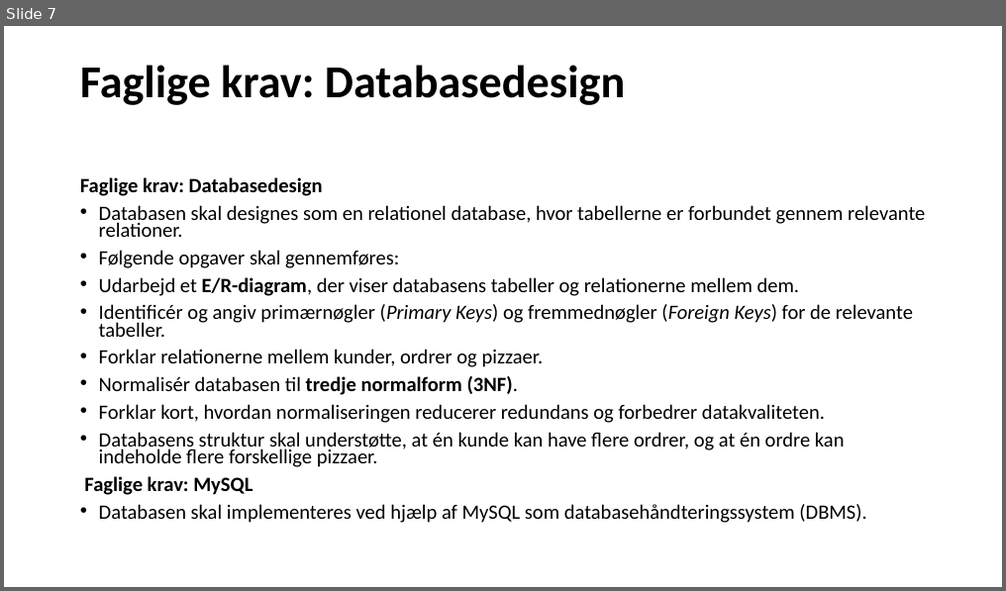
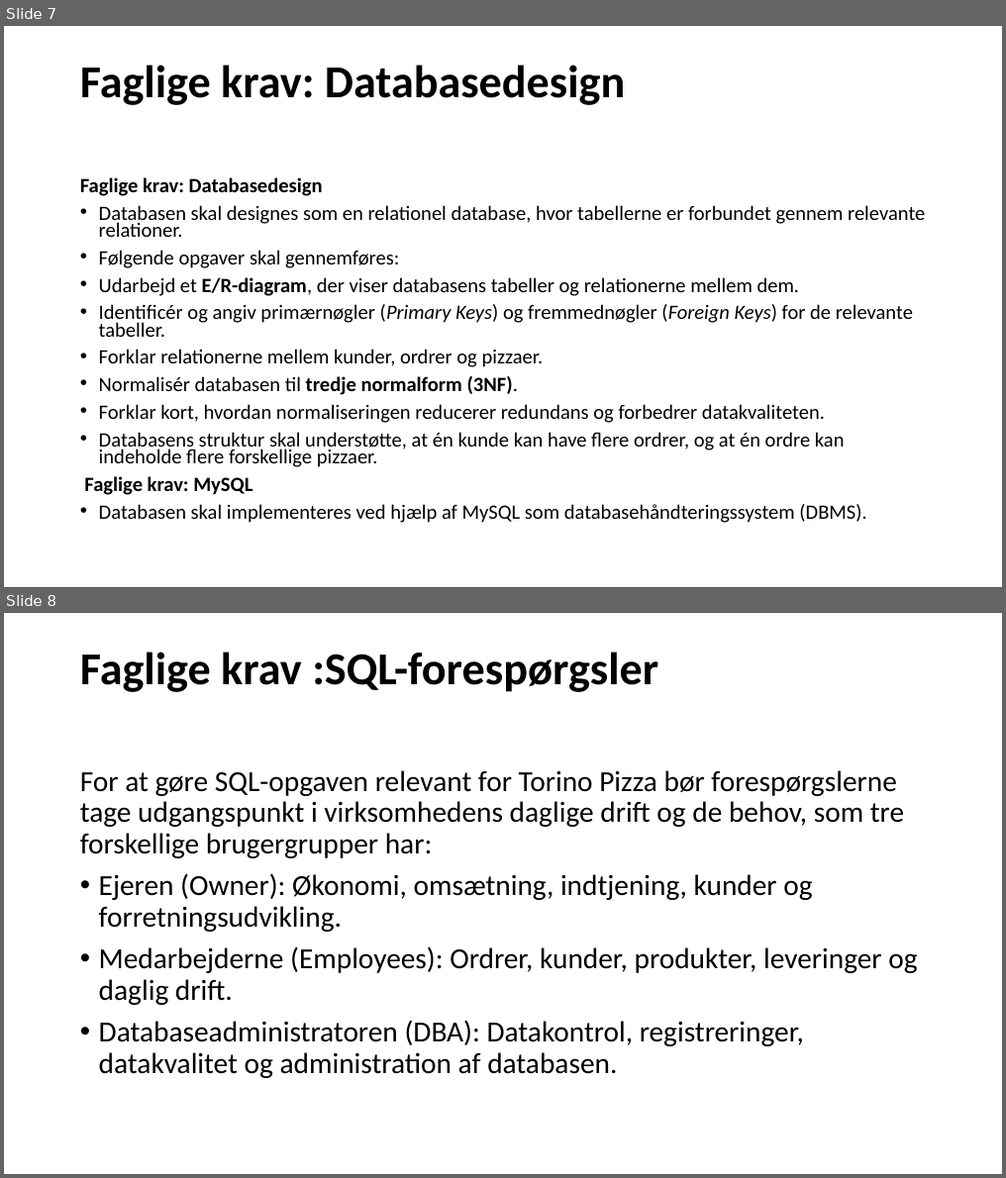
Before and after one commit to xiaoleibi/DMU26, a slide deck: Torino Pizza.pptx. Shown one above the other, each under a label of ours: slide 7 before the commit, slides 7 and 8 after it. The pictures are 1006x591 and 1006x1178 pixels, drawn with LibreOffice and Linux fonts; fonts in the diff are those of the drawing. Boxes give left, top, right and bottom in pixels: in the first picture for what was removed or moved away, otherwise in the second. Text is boxed around its words. In the diff, an @@ line names an element or a change of style, - is before the commit and + after.

```diff
--- a/Torino Pizza.pptx
+++ b/Torino Pizza.pptx
@@ slide 8 added at (4, 613, 1002, 1174), background #FFFFFF @@
@@ title added at (80, 652, 658, 692), 44 pt, text #000000, bold @@
+Faglige krav :SQL-forespørgsler
@@ text added at (80, 770, 917, 1078), 28 pt, text #000000 @@
+For at gøre SQL-opgaven relevant for Torino Pizza bør forespørgslerne tage udgangspunkt i virksomhedens daglige drift og de behov, som tre forskellige brugergrupper har:
+• Ejeren (Owner): Økonomi, omsætning, indtjening, kunder og forretningsudvikling.
+• Medarbejderne (Employees): Ordrer, kunder, produkter, leveringer og daglig drift.
+• Databaseadministratoren (DBA): Datakontrol, registreringer, datakvalitet og administration af databasen.
```
Also in this commit, not shown: 1 slide changed.
